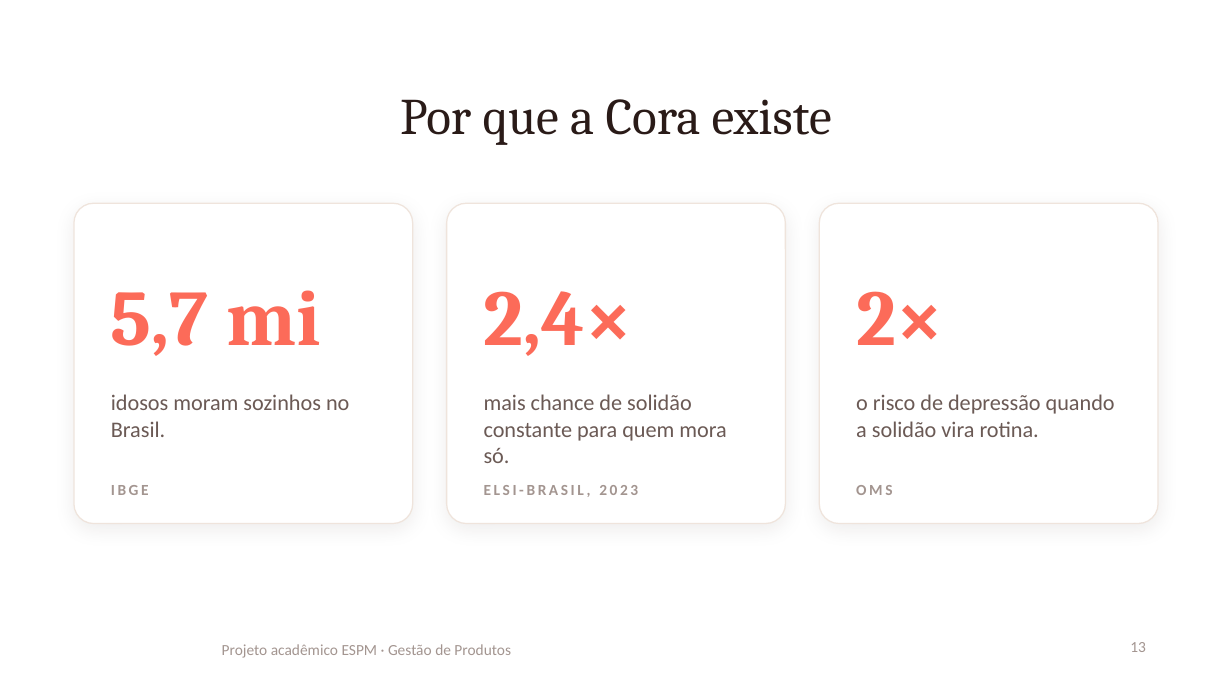
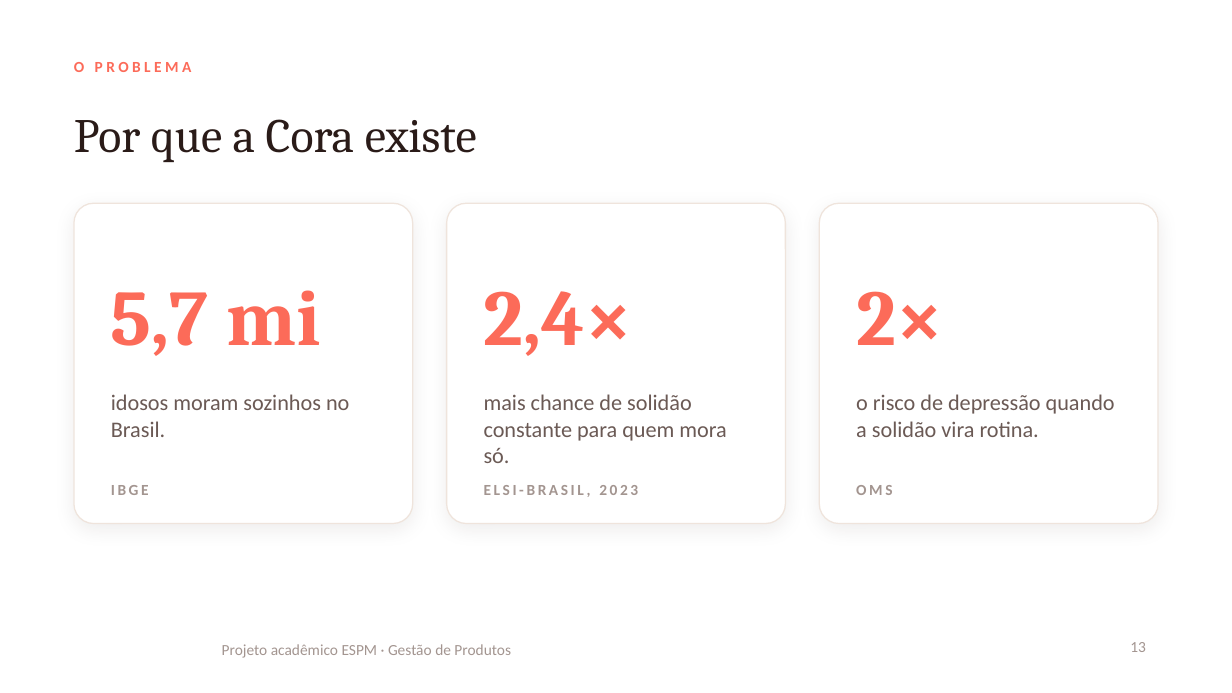
Before and after one commit to ojohnmf-glitch/espm, a slide deck: slide 13 of apresentacao/cora-template.pptx. Drawn at 1232x693 pixels with LibreOffice and Linux fonts; fonts in the diff are those of the drawing; background and template pictures are left out. Boxes give left, top, right and bottom in pixels: in the first picture for what was removed or moved away, otherwise in the second. Text is boxed around its words. In the diff, an @@ line names an element or a change of style, - is before the commit and + after.

```diff
--- a/apresentacao/cora-template.pptx
+++ b/apresentacao/cora-template.pptx
@@ title "Por que a Cora existe": place and size @@
-title "Por que a Cora existe" at (400, 99, 832, 145)
+title "Por que a Cora existe" at (74, 119, 477, 162)
@@ title "Por que a Cora existe" at (74, 119, 477, 162): size 30 to 28 pt; alignment centre to left @@
@@ text added at (74, 62, 192, 72), 9 pt, text #FC6B59, bold @@
+O PROBLEMA
```
Also in this commit, not shown: 11 other slides changed, 2 slides added, 2 slides removed.
